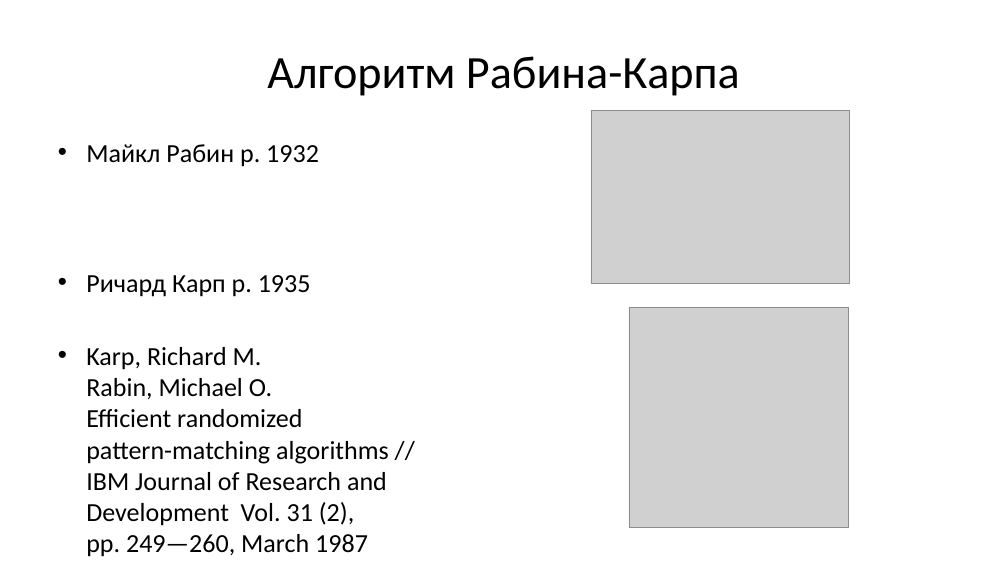
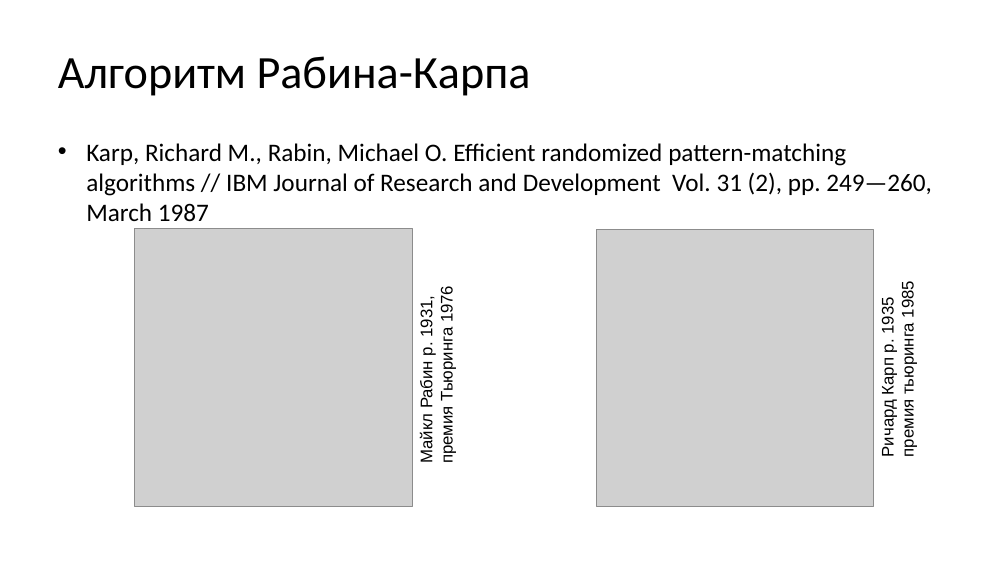
Before and after one commit to Evgueni-Petrov-aka-espetrov/Algorithms-and-Programming-in-C-pptx, a slide deck: slide 21 of 12 Алгоритмы поиска.pptx (slide 13 before the commit). Drawn at 1008x567 pixels with LibreOffice and Linux fonts; fonts in the diff are those of the drawing; grey boxes stand for pictures. Boxes give left, top, right and bottom in pixels: in the first picture for what was removed or moved away, otherwise in the second. Text is boxed around its words. In the diff, an @@ line names an element or a change of style, - is before the commit and + after.

```diff
--- a/12 Алгоритмы поиска.pptx
+++ b/12 Алгоритмы поиска.pptx
@@ title "Алгоритм Рабина-Карпа" at (58, 56, 531, 96): alignment centre to left @@
@@ text at (86, 143, 932, 222): text changed; size 24.8 to 24 pt @@
-• Майкл Рабин р. 1932
-• Ричард Карп р. 1935
-• Karp, Richard M.
-  Rabin, Michael O.
-  Efficient randomized
-  pattern-matching algorithms //
-  IBM Journal of Research and
-  Development Vol. 31 (2),
-  pp. 249—260, March 1987
+• Karp, Richard M., Rabin, Michael O. Efficient randomized pattern-matching algorithms // IBM Journal of Research and Development Vol. 31 (2), pp. 249—260, March 1987
@@ picture: place and size @@
-picture at (591, 111, 850, 284)
+picture at (134, 228, 412, 507)
@@ picture: place and size @@
-picture at (629, 307, 849, 527)
+picture at (597, 229, 873, 506)
@@ text added at (417, 289, 456, 462), 16 pt, text #000000 @@
+Майкл Рабин р. 1931,
+премия Тьюринга 1976
@@ text added at (878, 284, 918, 456), 16 pt, text #000000 @@
+Ричард Карп р. 1935
+премия тьюринга 1985
```
Also in this commit, not shown: 19 other slides changed, 11 slides added, 3 slides removed.
